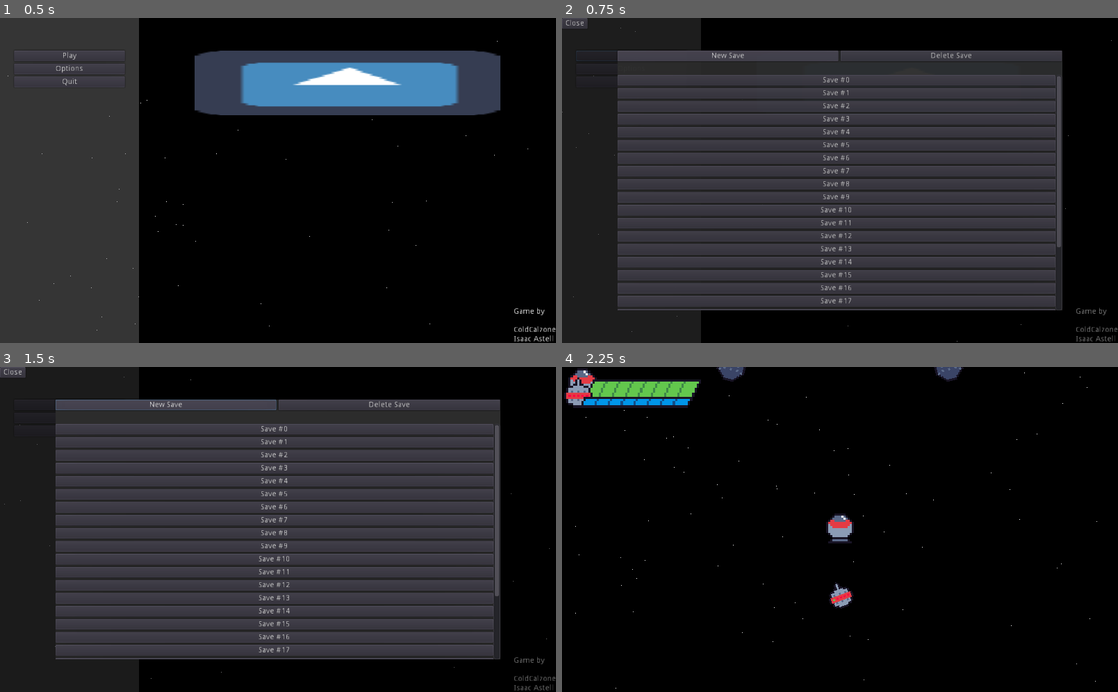
Above: before the commit, frames 1-4 (two rows, left to right).
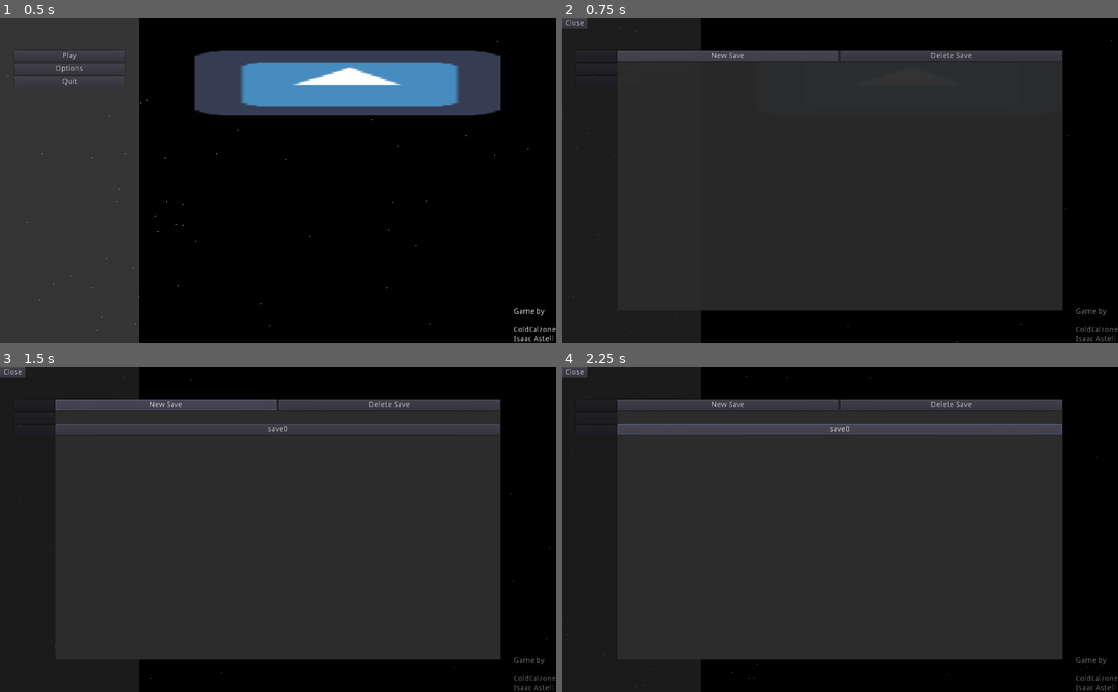
Above: after the commit, the same moments.

Repository: ColdCalzone/gmtk-gwj-34
Game: Godot game, scene res://ui/MainMenu.tscn
Two runs of this game, one before a commit and one after it. Both use one fixed random seed, a clock stepped at 60 frames per second and the inputs below. This scene is started directly instead of the project's main scene. The engine's default icon, where the game draws it, is replaced by a stand-in: a white triangle on a blue panel in a dark square.
Inputs:
- Up to frame 1 (0.5 s): no input
- Up to frame 2 (0.75 s): click "Play" at 0.5 s
- Up to frame 3 (1.5 s): click "New Save" at 1.25 s
- Up to frame 4 (2.25 s): click "Save #0" (after the commit: "save0") at 2 s

Frame 1 is identical in both runs. In frame 2, 23% of the frame differs, in the area x 10-90%, y 17-90%; in frame 3, 21%; in frame 4, 77%, in the area x 0-100%, y 0-100%.

Commit message:
Added saving functionality

Diff:
--- a/project.godot
+++ b/project.godot
@@ -29,6 +29,7 @@
 LevelManager="*res://singletons/LevelManager.tscn"
 PauseMenu="*res://ui/PauseMenu.tscn"
 SoundManager="*res://singletons/SoundManager.tscn"
+Global="*res://singletons/global.gd"
 
 [display]
 
--- /dev/null
+++ b/singletons/global.gd
@@ -0,0 +1,42 @@
+extends Node
+
+
+var save := {}
+var save_file := ""
+
+signal on_save
+signal on_load
+
+
+
+func set_data(data, value) -> void:
+	save[data] = value
+
+
+
+func get_data(data):
+	return save[data]
+
+
+
+func save_to_file() -> void:
+	var file := File.new()
+
+	file.open(save_file, File.WRITE)
+
+	file.store_string(str(save))
+	file.close()
+
+
+
+func load_from_file(path: String) -> void:
+	var file := File.new()
+
+	file.open(path, File.READ)
+
+	var content = file.get_as_text()
+
+	file.close()
+
+	save = JSON.parse(content).result
+	save_file = path
--- a/ui/SelectSaveMenu.gd
+++ b/ui/SelectSaveMenu.gd
@@ -4,21 +4,42 @@
 onready var saves_list := $VBoxContainer/ScrollContainer/SavesList
 
 var load_save_packed = preload("res://ui/custom_widgets/LoadSaveButton.tscn")
+var save_count := 0
 
 
 
 func _ready() -> void:
-	# Replace with loop finding every save file in save folder later
-	for i in range(25):
-		new_save("Save #%s" % [i])
+	var files := []
+	var dir = Directory.new()
+	dir.open("user://")
+
+	if not dir.dir_exists("saves"):
+		dir.make_dir("saves")
+
+	dir.change_dir("user://saves/")
+
+	dir.list_dir_begin()
+
+	while true:
+		var file : String = dir.get_next()
+
+		if file == "":
+			break
+		elif file[0] != ".":
+			files.append(file.split(".")[0])
+
+	dir.list_dir_end()
+
+
+
+	for file in files:
+		save_count += 1
+		new_save(file)
 
 
 
 func load_file(file_name: String) -> void:
-	print("Load ", file_name)
-	LevelManager.load_level(0)
-	# Call level manager to load specific level, and also save file
-	# contents to global variable.
+	Global.load_from_file("user://saves/%s.json" % [file_name])
 
 
 
@@ -32,3 +53,17 @@
 	button.connect("load_file", self, "load_file")
 
 	saves_list.add_child(button)
+
+
+
+func _on_NewSaveButton_pressed() -> void:
+	var file := File.new()
+	var content := {
+		"level": 0
+	}
+
+	file.open("user://saves/save%s.json" % [save_count], File.WRITE)
+
+	file.store_string(to_json(content))
+
+	new_save("save%s" % [save_count])
--- a/ui/SelectSaveMenu.tscn
+++ b/ui/SelectSaveMenu.tscn
@@ -66,3 +66,5 @@
 __meta__ = {
 "_edit_use_anchors_": false
 }
+
+[connection signal="pressed" from="VBoxContainer/HBoxContainer/NewSaveButton" to="." method="_on_NewSaveButton_pressed"]
